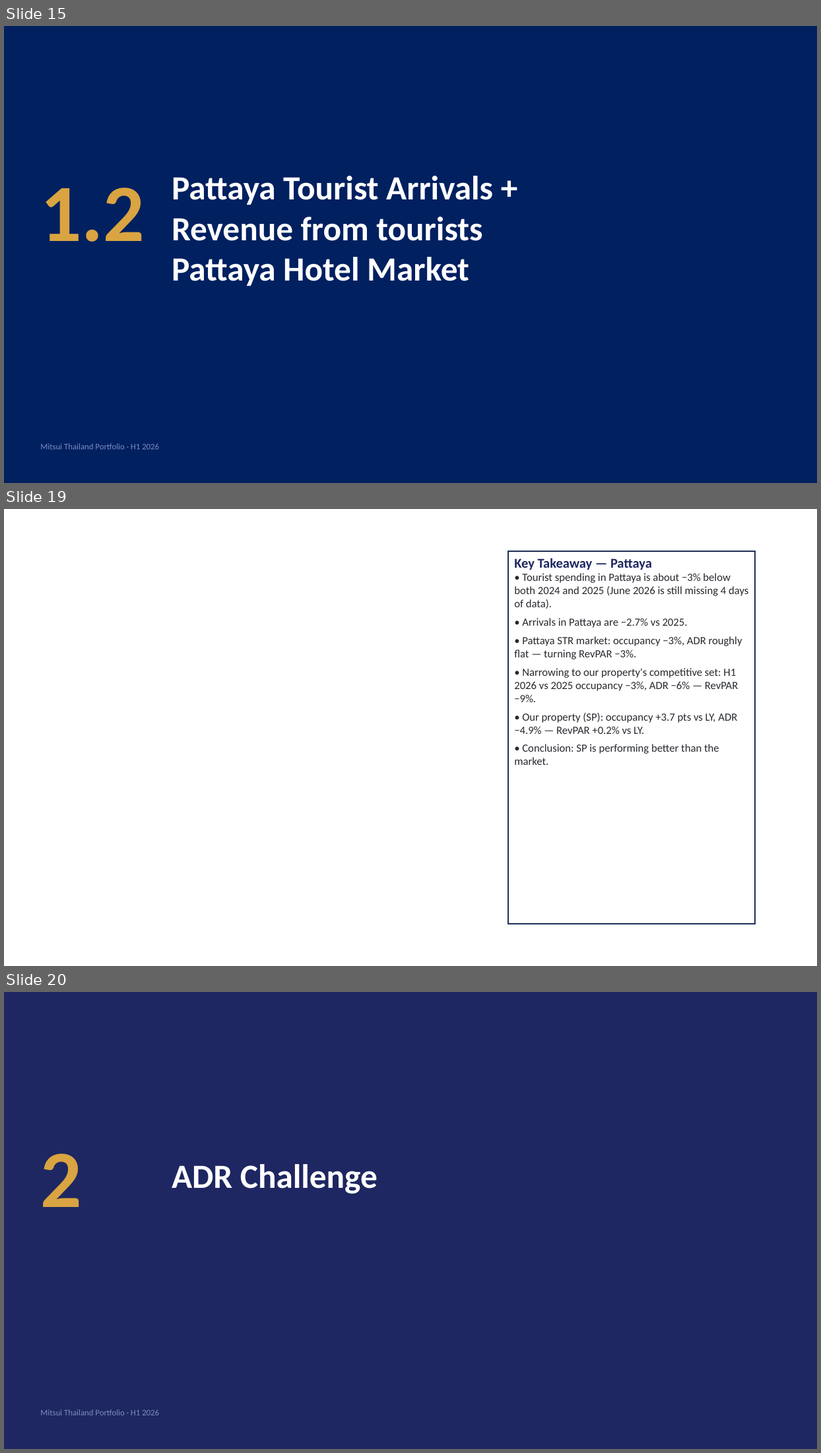
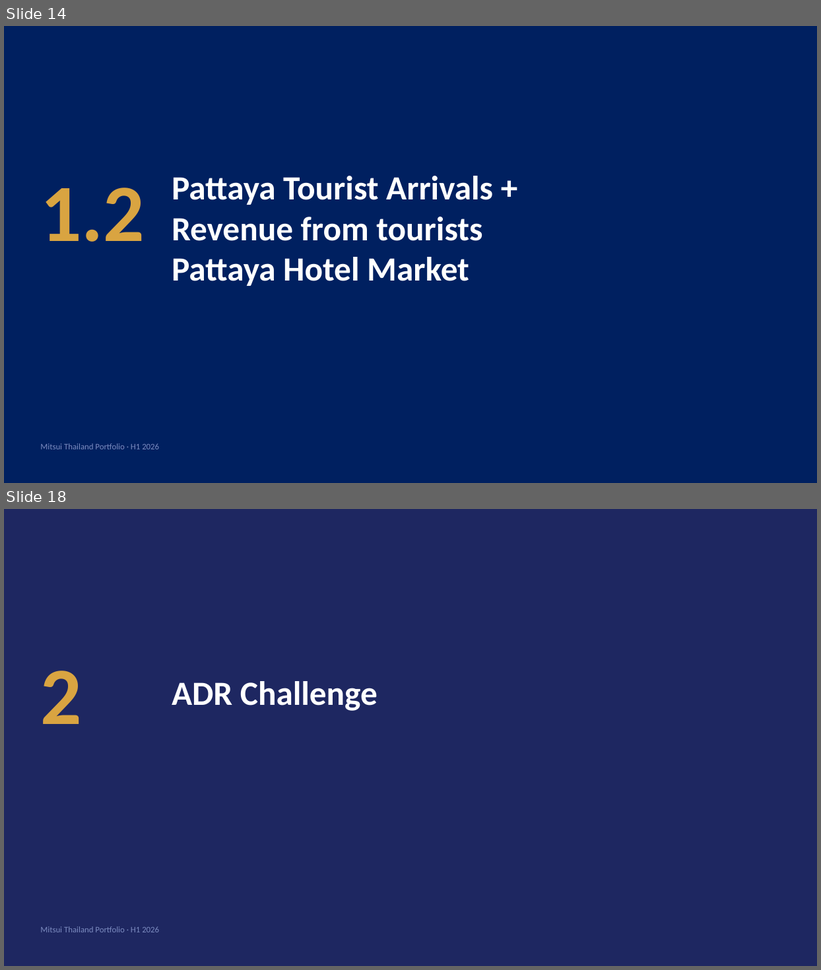
Before and after one commit to Chavin2543/mae-workspace, a slide deck: output/Portfolio_Performance_Report_H1-2026.pptx. Shown one above the other, each under a label of ours: slides 15, 19 and 20 before the commit, slides 14 and 18 after it; the slides between them are not shown. The pictures are 821x1453 and 821x970 pixels, drawn with LibreOffice and Linux fonts; fonts in the diff are those of the drawing. Boxes give left, top, right and bottom in pixels: in the first picture for what was removed or moved away, otherwise in the second. Text is boxed around its words. In the diff, an @@ line names an element or a change of style, - is before the commit and + after.

```diff
--- a/output/Portfolio_Performance_Report_H1-2026.pptx
+++ b/output/Portfolio_Performance_Report_H1-2026.pptx
@@ slide 19 removed at (4,509,817,966), background #FFFFFF @@
@@ rectangle removed at (508,551,756,924) @@
-Key Takeaway — Pattaya
-• Tourist spending in Pattaya is about −3% below both 2024 and 2025 (June 2026 is still missing 4 days of data).
-• Arrivals in Pattaya are −2.7% vs 2025.
-• Pattaya STR market: occupancy −3%, ADR roughly flat — turning RevPAR −3%.
-• Narrowing to our property's competitive set: H1 2026 vs 2025 occupancy −3%, ADR −6% — RevPAR −9%.
-• Our property (SP): occupancy +3.7 pts vs LY, ADR −4.9% — RevPAR +0.2% vs LY.
-• Conclusion: SP is performing better than the market.
@@ what was slide 15 is now slide 14 @@
@@ what was slide 20 is now slide 18 @@
```
Also in this commit, not shown: 18 slides changed, 1 other slide removed, 1 other file.
